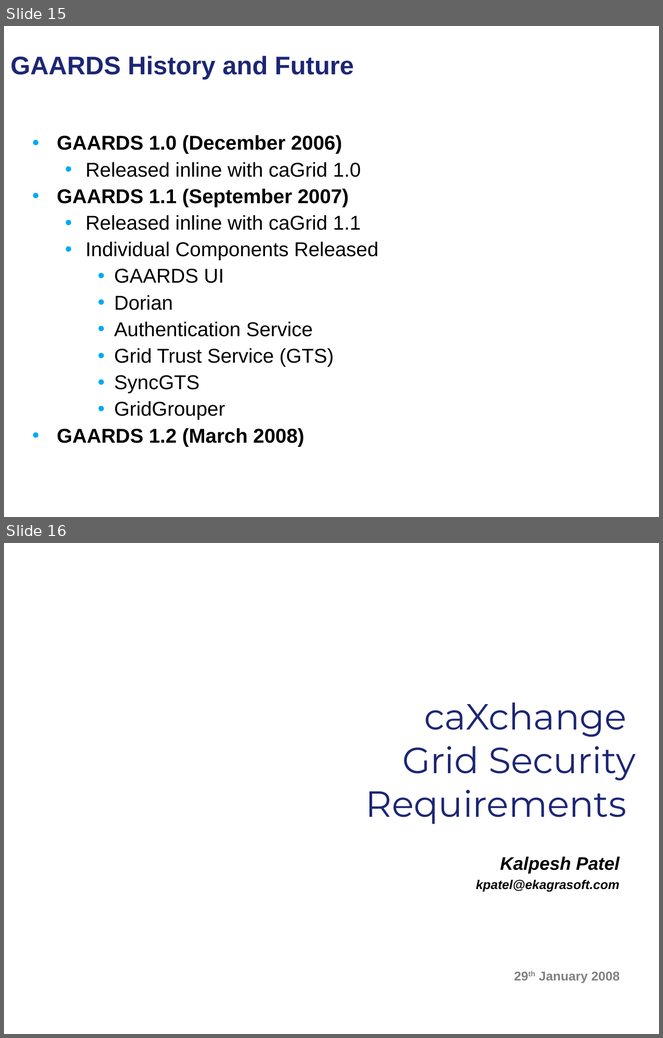
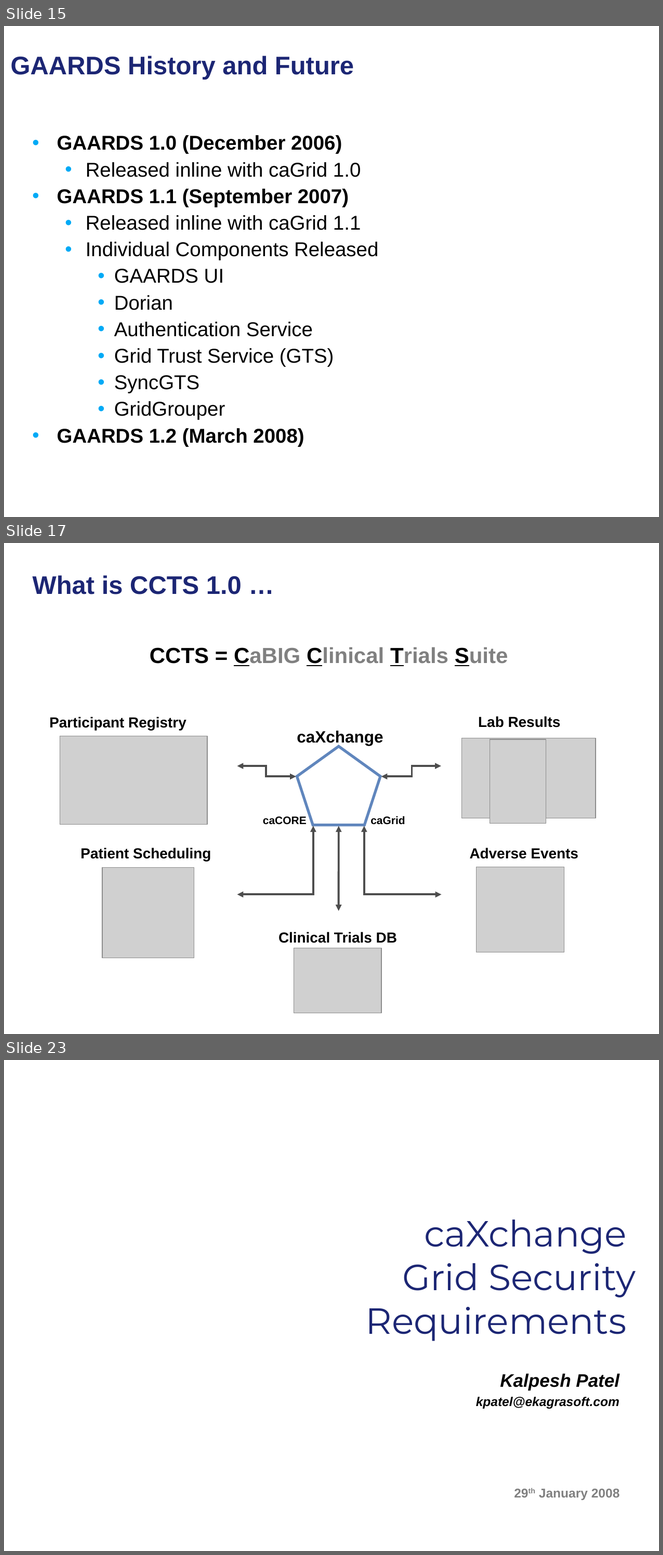
Before and after one commit to NCIP/cagrid-portal, a slide deck: cagrid-1-0/Documentation/presentations/security/gaards-arch-vcde-f2f-january-2008.ppt. Shown one above the other, each under a label of ours: slides 15 and 16 before the commit, slides 15, 17 and 23 after it; the slides between them are not shown. The pictures are 663x1038 and 663x1555 pixels, drawn with LibreOffice and Linux fonts; fonts in the diff are those of the drawing; grey boxes stand for pictures; background and template pictures are left out. Boxes give left, top, right and bottom in pixels: in the first picture for what was removed or moved away, otherwise in the second. Text is boxed around its words. In the diff, an @@ line names an element or a change of style, - is before the commit and + after.

```diff
--- a/cagrid-1-0/Documentation/presentations/security/gaards-arch-vcde-f2f-january-2008.ppt
+++ b/cagrid-1-0/Documentation/presentations/security/gaards-arch-vcde-f2f-january-2008.ppt
@@ slide 17 added at box(4, 543, 659, 1034), background picture (left out) @@
@@ title added at box(33, 575, 242, 594), 28 pt, text #1C2674, bold @@
+What is CCTS 1.0 …
@@ text added at box(150, 647, 508, 666), 24 pt, text #808080, bold @@
+CCTS = CaBIG Clinical Trials Suite
@@ text added at box(49, 717, 187, 730), 16 pt, text #000000, bold @@
+Participant Registry
@@ text added at box(478, 716, 561, 728), 16 pt, text #000000, bold @@
+Lab Results
@@ picture added at box(60, 736, 207, 825) @@
@@ picture added at box(462, 738, 596, 818) @@
@@ picture added at box(490, 740, 546, 823) @@
@@ group added at box(237, 731, 442, 911): 4 elbow double arrows, 3 texts, 1 pentagon, 1 double arrow @@
+caGrid
+caXchange
+caCORE
@@ text added at box(80, 848, 211, 861), 16 pt, text #000000, bold @@
+Patient Scheduling
@@ text added at box(470, 848, 579, 859), 16 pt, text #000000, bold @@
+Adverse Events
@@ picture added at box(102, 868, 194, 958) @@
@@ picture added at box(476, 867, 564, 953) @@
@@ text added at box(279, 932, 397, 943), 16 pt, text #000000, bold @@
+Clinical Trials DB
@@ picture added at box(294, 949, 382, 1014) @@
@@ what was slide 16 is now slide 23 @@
```
Also in this commit, not shown: 6 other slides added.
